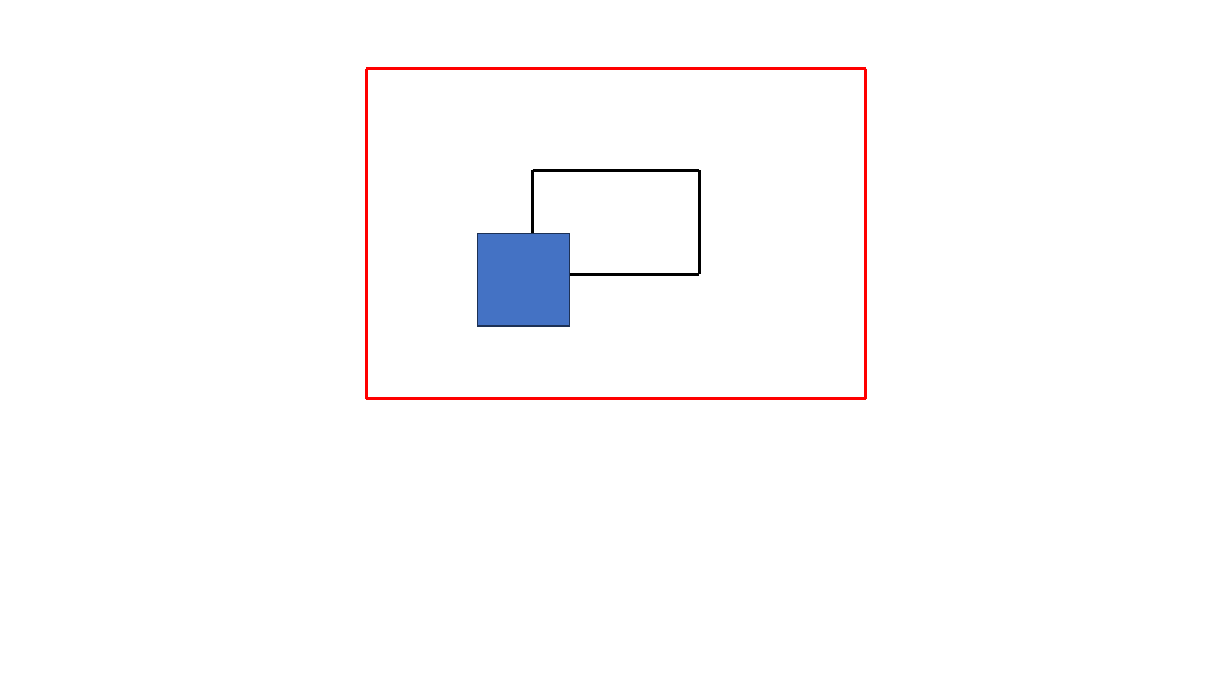
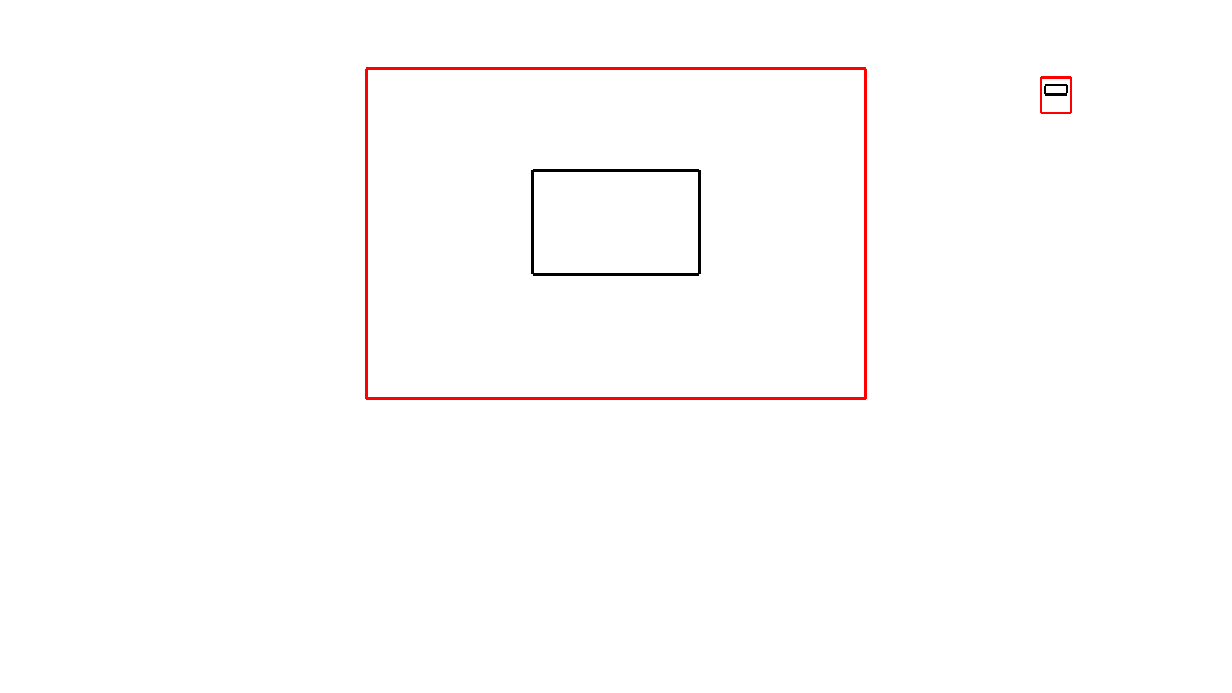
Before and after one commit to DamianyRosales/visus-engine-py, a slide deck: slide 2 of poc.pptm. Drawn at 1232x693 pixels with LibreOffice and Linux fonts; fonts in the diff are those of the drawing. Boxes give left, top, right and bottom in pixels: in the first picture for what was removed or moved away, otherwise in the second. Text is boxed around its words. In the diff, an @@ line names an element or a change of style, - is before the commit and + after.

```diff
--- a/poc.pptm
+++ b/poc.pptm
@@ line added from (1042, 78) to (1071, 78), #FF0000 2 pt @@
@@ line added from (1042, 77) to (1042, 113), #FF0000 2 pt @@
@@ line added from (1045, 85) to (1067, 85), #000000 2 pt @@
@@ line added from (1045, 86) to (1045, 94), #000000 2 pt @@
@@ line added from (1067, 85) to (1067, 93), #000000 2 pt @@
@@ line added from (1071, 78) to (1071, 113), #FF0000 2 pt @@
@@ line added from (1042, 113) to (1071, 113), #FF0000 2 pt @@
@@ line added from (1045, 94) to (1067, 94), #000000 2 pt @@
@@ rectangle removed at bbox=[478, 234, 570, 326] @@
```
Also in this commit, not shown: 9 slides added, 1 slide removed, 5 other files.
